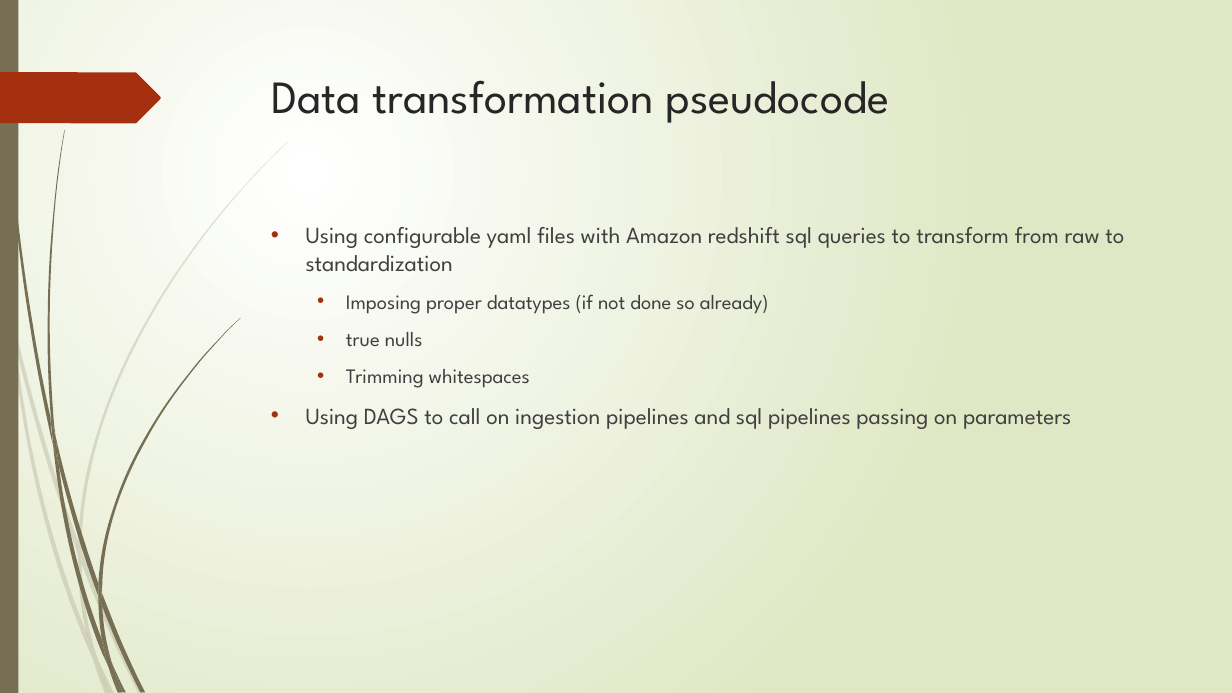
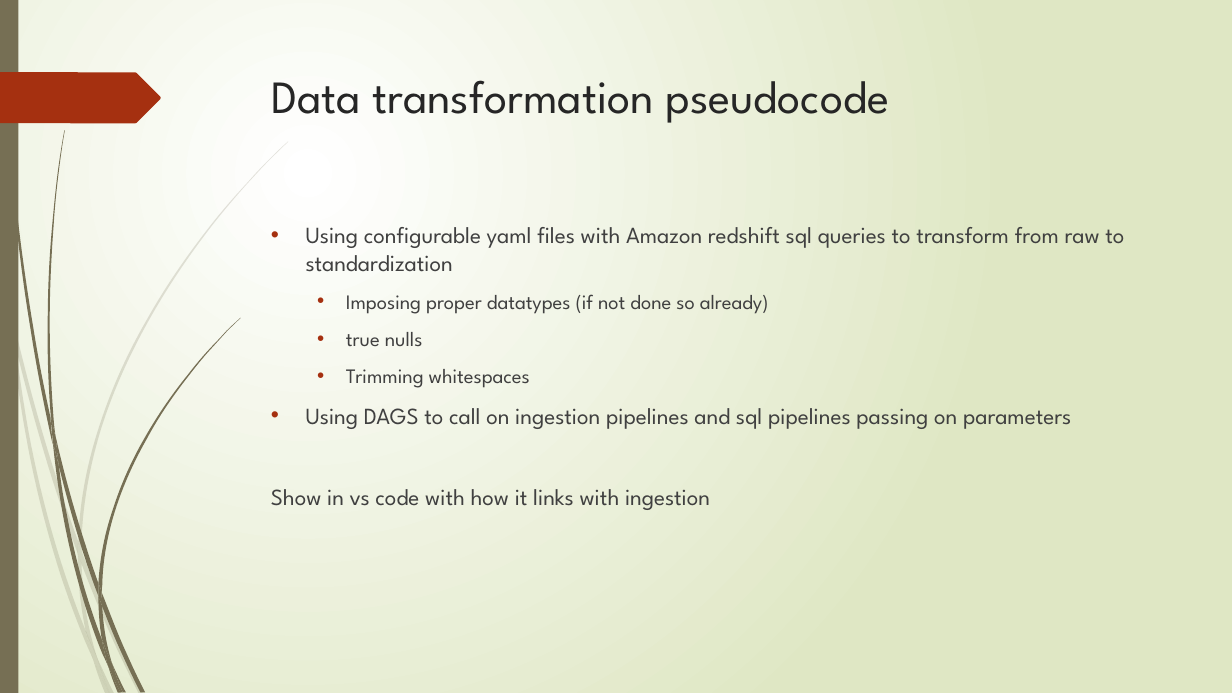
Before and after one commit to gabrielchanyk/food_insights_data_engineering, a slide deck: slide 26 of InsightEats Case Study.pptx. Drawn at 1232x693 pixels with LibreOffice and Linux fonts; fonts in the diff are those of the drawing. Boxes give left, top, right and bottom in pixels: in the first picture for what was removed or moved away, otherwise in the second. Text is boxed around its words. In the diff, an @@ line names an element or a change of style, - is before the commit and + after.

```diff
--- a/InsightEats Case Study.pptx
+++ b/InsightEats Case Study.pptx
@@ text at (271, 489, 710, 510): paragraph added @@
+Show in vs code with how it links with ingestion
```
Also in this commit, not shown: 4 other slides changed.
